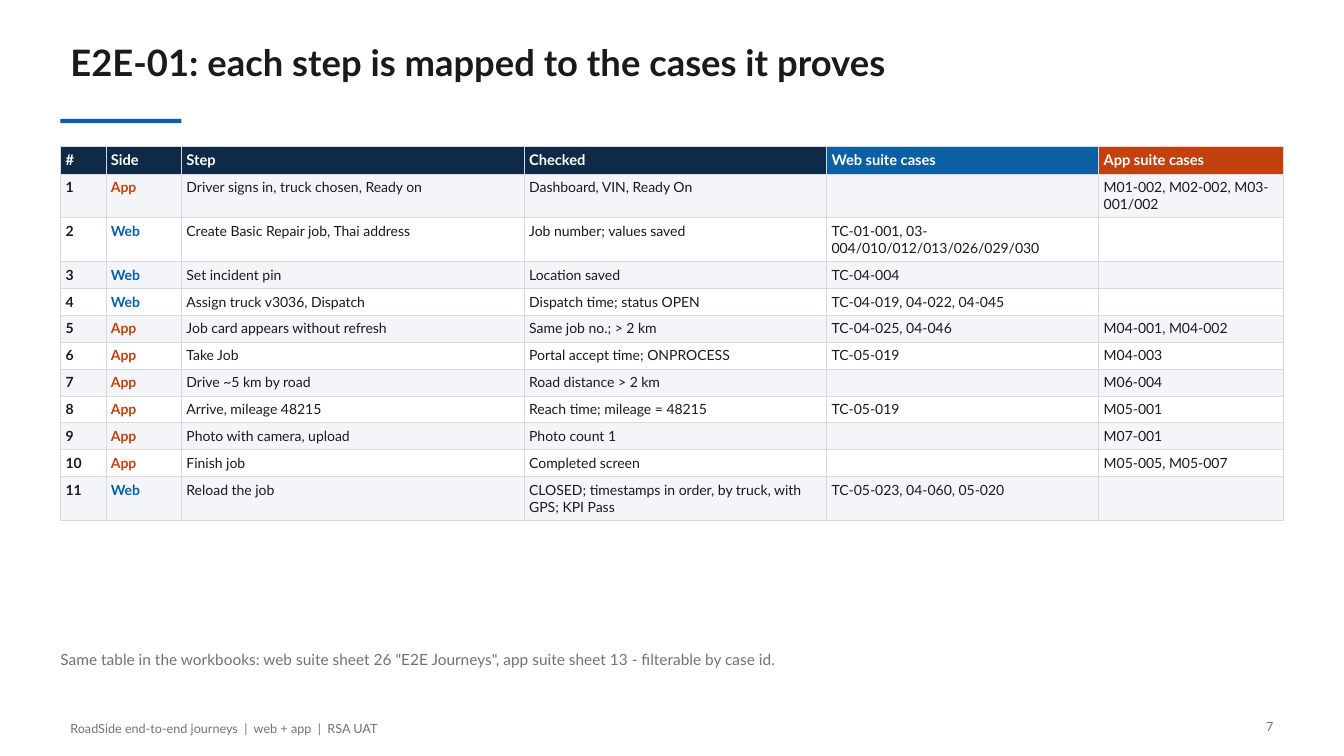
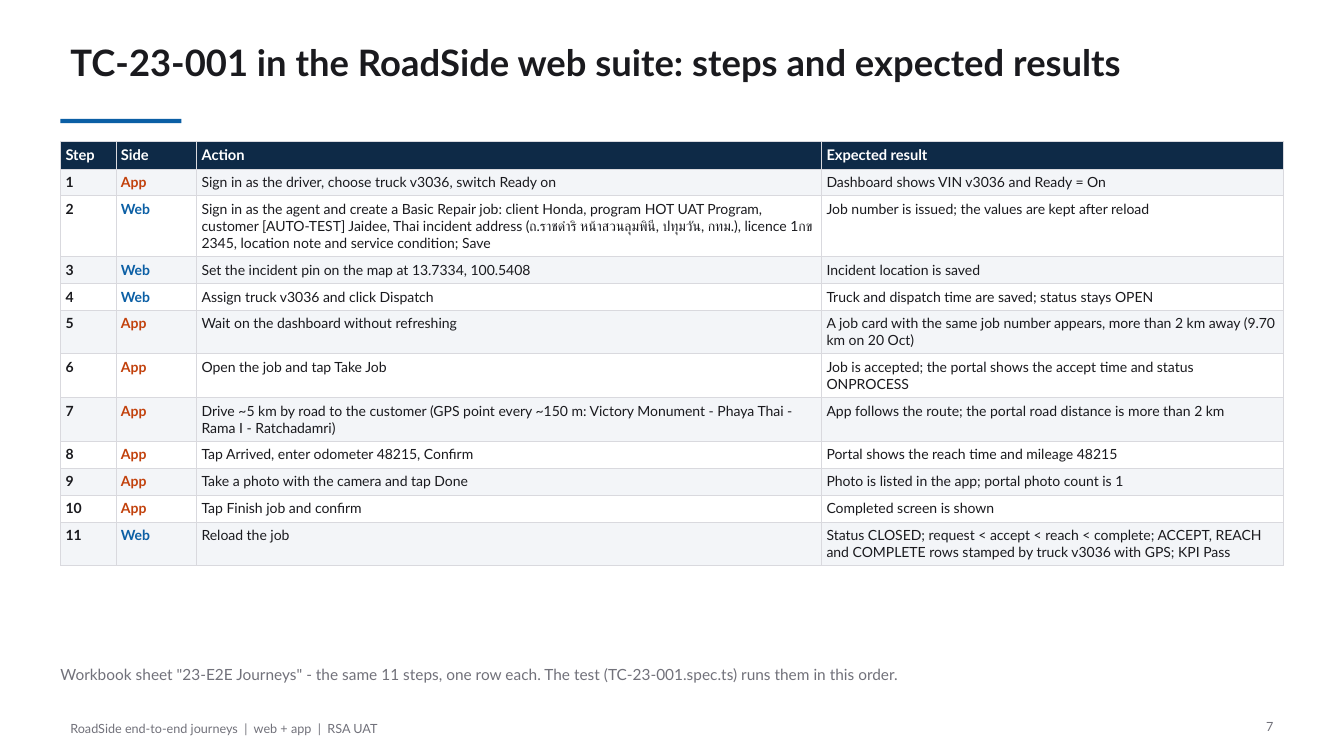
Before and after one commit to bulubuloa/AS.APAC.AI.Workshop, a slide deck: slide 7 of presentations/RoadSide_E2E_Journeys.pptx. Drawn at 1344x756 pixels with LibreOffice and Linux fonts; fonts in the diff are those of the drawing. Boxes give left, top, right and bottom in pixels: in the first picture for what was removed or moved away, otherwise in the second. Text is boxed around its words. In the diff, an @@ line names an element or a change of style, - is before the commit and + after.

Commit message:
E2E deck: show TC-23-001 and TC-23-003 steps as written in the suite, one shared step file

```diff
--- a/presentations/RoadSide_E2E_Journeys.pptx
+++ b/presentations/RoadSide_E2E_Journeys.pptx
@@ title at box(70, 49, 1121, 82): text changed @@
-E2E-01: each step is mapped to the cases it proves
+TC-23-001 in the RoadSide web suite: steps and expected results
@@ table at box(60, 141, 1284, 564) @@
-column 1, row 1: #
+column 1, row 1: Step
-column 3: Step | Driver signs in, truck chosen, Ready on | Create Basic Repair job, Thai address | Set incident pin | Assign truck v3036, Dispatch | Job card appears without refresh | Take Job | Drive ~5 km by road | Arrive, mileage 48215 | Photo with camera, upload | Finish job | Reload the job
-column 4: Checked | Dashboard, VIN, Ready On | Job number; values saved | Location saved | Dispatch time; status OPEN | Same job no.; > 2 km | Portal accept time; ONPROCESS | Road distance > 2 km | Reach time; mileage = 48215 | Photo count 1 | Completed screen | CLOSED; timestamps in order, by truck, with GPS; KPI Pass
-column 5: Web suite cases |  | TC-01-001, 03-004/010/012/013/026/029/030 | TC-04-004 | TC-04-019, 04-022, 04-045 | TC-04-025, 04-046 | TC-05-019 |  | TC-05-019 |  |  | TC-05-023, 04-060, 05-020
-column 6: App suite cases | M01-002, M02-002, M03-001/002 |  |  |  | M04-001, M04-002 | M04-003 | M06-004 | M05-001 | M07-001 | M05-005, M05-007 | 
+column 3: Action | Sign in as the driver, choose truck v3036, switch Ready on | Sign in as the agent and create a Basic Repair job: client Honda, program HOT UAT Program, customer [AUTO-TEST] Jaidee, Thai incident address (ถ.ราชดำริ หน้าสวนลุมพินี, ปทุมวัน, กทม.), licence 1กข 2345, location note and service condition; Save | Set the incident pin on the map at 13.7334, 100.5408 | Assign truck v3036 and click Dispatch | Wait on the dashboard without refreshing | Open the job and tap Take Job | Drive ~5 km by road to the customer (GPS point every ~150 m: Victory Monument - Phaya Thai - Rama I - Ratchadamri) | Tap Arrived, enter odometer 48215, Confirm | Take a photo with the camera and tap Done | Tap Finish job and confirm | Reload the job
+column 4: Expected result | Dashboard shows VIN v3036 and Ready = On | Job number is issued; the values are kept after reload | Incident location is saved | Truck and dispatch time are saved; status stays OPEN | A job card with the same job number appears, more than 2 km away (9.70 km on 20 Oct) | Job is accepted; the portal shows the accept time and status ONPROCESS | App follows the route; the portal road distance is more than 2 km | Portal shows the reach time and mileage 48215 | Photo is listed in the app; portal photo count is 1 | Completed screen is shown | Status CLOSED; request < accept < reach < complete; ACCEPT, REACH and COMPLETE rows stamped by truck v3036 with GPS; KPI Pass
@@ table: place and size @@
-table at box(60, 146, 1284, 518)
+table at box(60, 141, 1284, 564)
@@ text at box(60, 668, 898, 683): text changed @@
-Same table in the workbooks: web suite sheet 26 "E2E Journeys", app suite sheet 13 - filterable by case id.
+Workbook sheet "23-E2E Journeys" - the same 11 steps, one row each. The test (TC-23-001.spec.ts) runs them in this order.
```
Also in this commit, not shown: 2 other slides changed, 2 other files.
